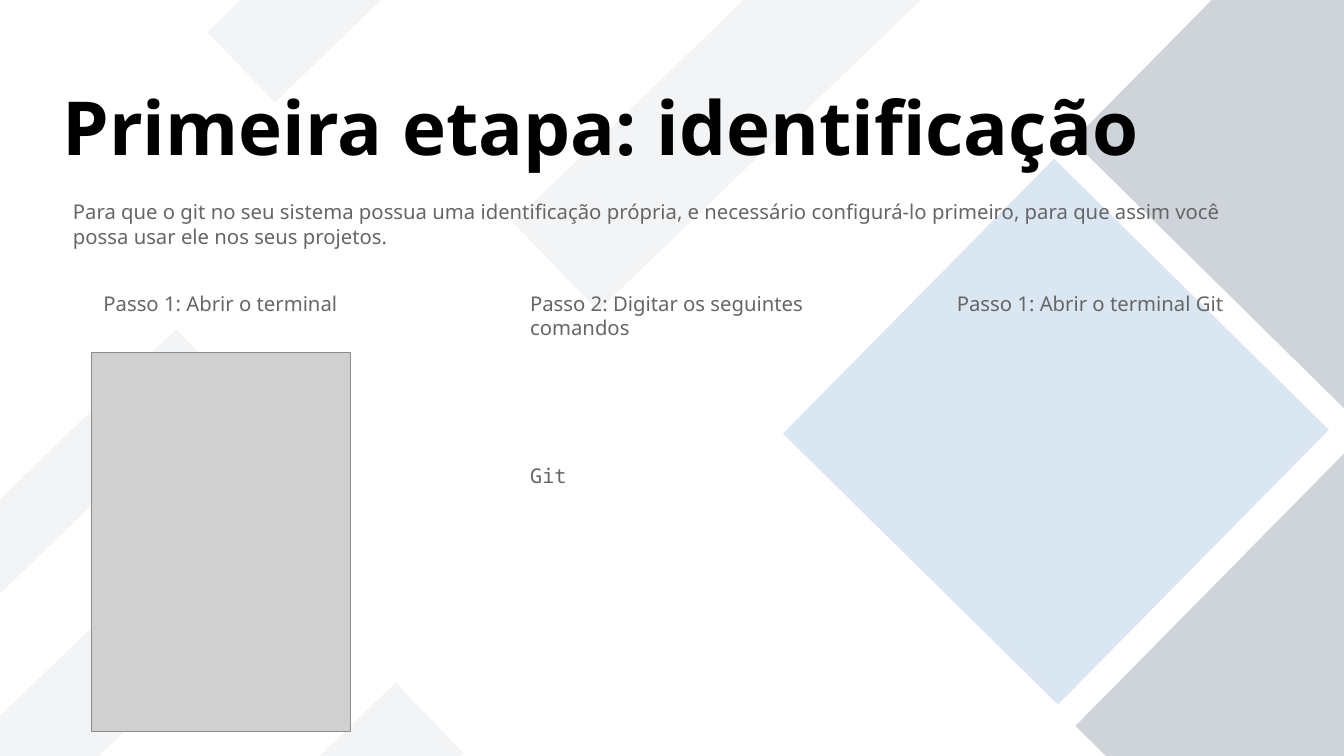
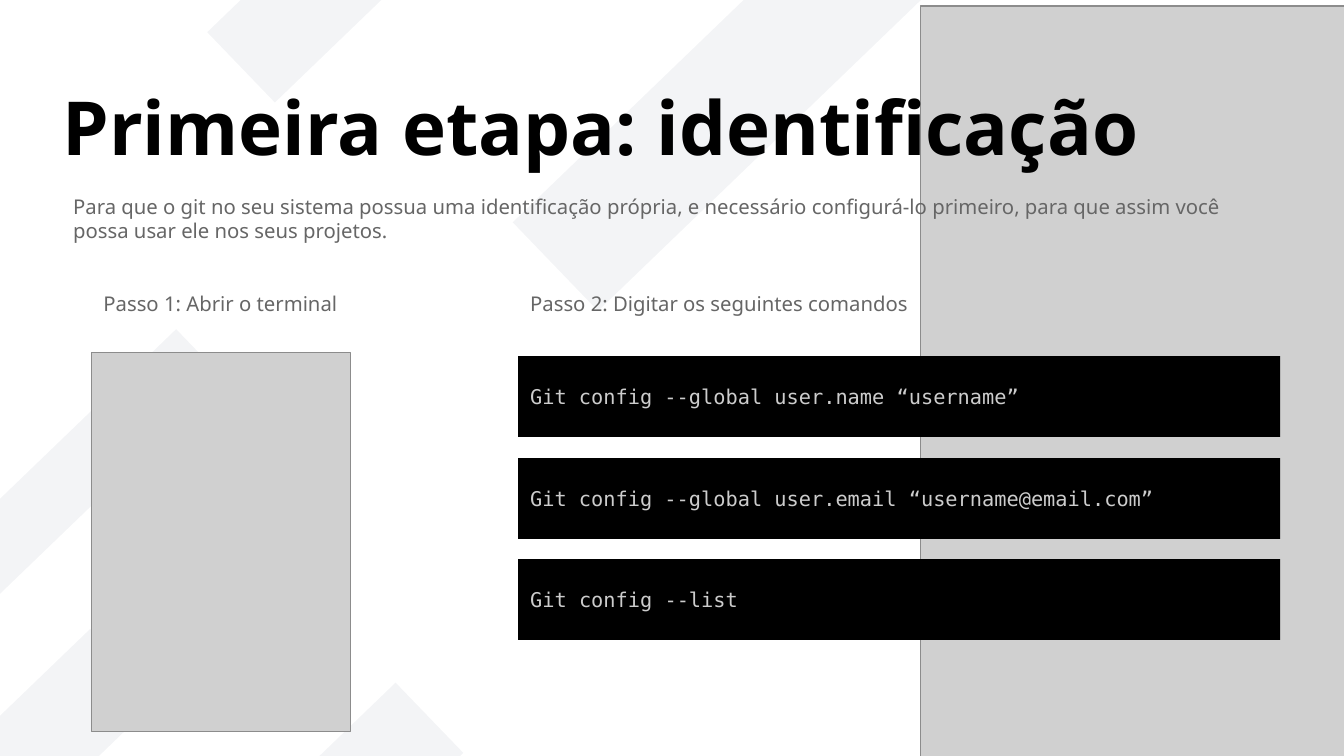
Before and after one commit to LORENZOCIRCELLI/Course-GitHubMasterclass, a slide deck: slide 10 of Apresentação/Git e Github.pptx (slide 12 before the commit). Drawn at 1344x756 pixels with LibreOffice and Linux fonts; fonts in the diff are those of the drawing; grey boxes stand for pictures. Boxes give left, top, right and bottom in pixels: in the first picture for what was removed or moved away, otherwise in the second. Text is boxed around its words. In the diff, an @@ line names an element or a change of style, - is before the commit and + after.

```diff
--- a/Apresentação/Git e Github.pptx
+++ b/Apresentação/Git e Github.pptx
@@ rectangle removed at (513, 0, 931, 311) @@
@@ freeform shape added at (513, 0, 931, 311), fill #8D99AE at 10% opacity @@
@@ picture added at (921, 6, 1344, 756) @@
@@ freeform shape added at (945, 0, 1344, 756), fill #FFFFFF @@
@@ rectangle removed at (1074, 0, 1344, 413) @@
@@ freeform shape added at (1074, 0, 1344, 413), fill #CED4DA @@
@@ title "Primeira etapa: identificação" at (62, 86, 1138, 174): highlight none to #000000 @@
@@ freeform shape removed at (783, 159, 1329, 705) @@
@@ text "Para que o git no ...": place and size @@
-text "Para que o git no ..." at (73, 200, 1219, 249)
+text "Para que o git no ..." at (73, 195, 1220, 243)
@@ text "Passo 2: Digitar os seguintes ..." rewrapped from (530, 296, 802, 335) to (530, 295, 907, 316) @@
@@ text removed at (957, 295, 1223, 312) @@
-Passo 1: Abrir o terminal Git
@@ rectangle added at (518, 356, 1281, 437), fill #000000, 12 pt, text #CCCCCC @@
+Git config --global user.name “username”
@@ rectangle added at (518, 459, 1281, 539), fill #000000, 12 pt, text #CCCCCC @@
+Git config --global user.email “username@email.com”
@@ text removed at (530, 467, 567, 483) @@
-Git
@@ rectangle removed at (1076, 452, 1344, 756) @@
@@ freeform shape added at (1076, 452, 1344, 756), fill #CED4DA @@
@@ rectangle added at (518, 560, 1281, 640), fill #000000, 12 pt, text #CCCCCC @@
+Git config --list
```
Also in this commit, not shown: 9 other slides changed, 2 slides added, 2 slides removed, 1 other file.
